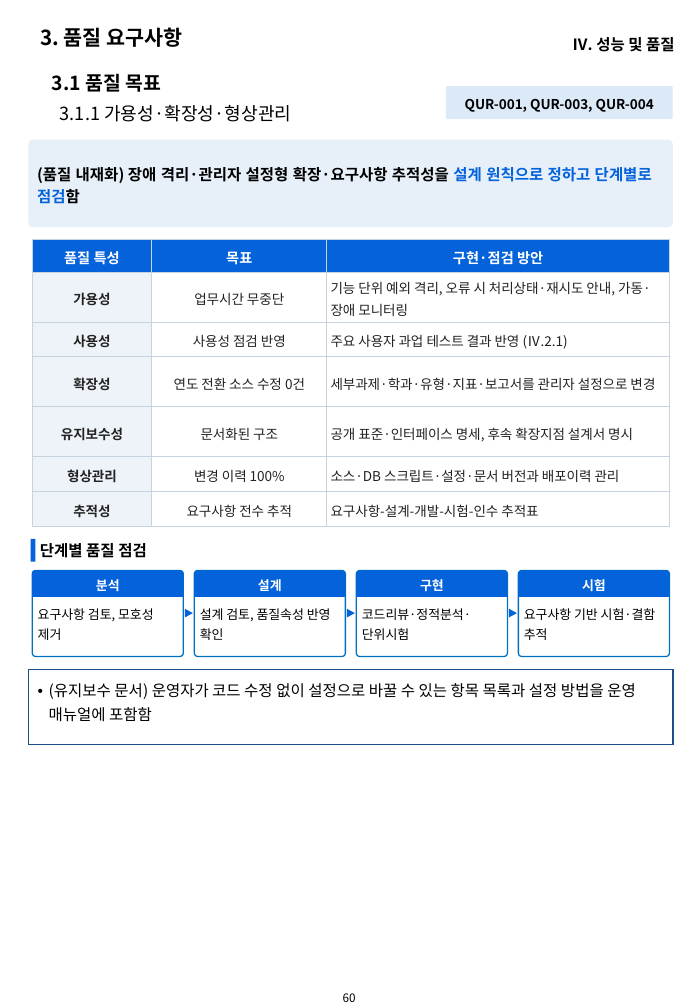
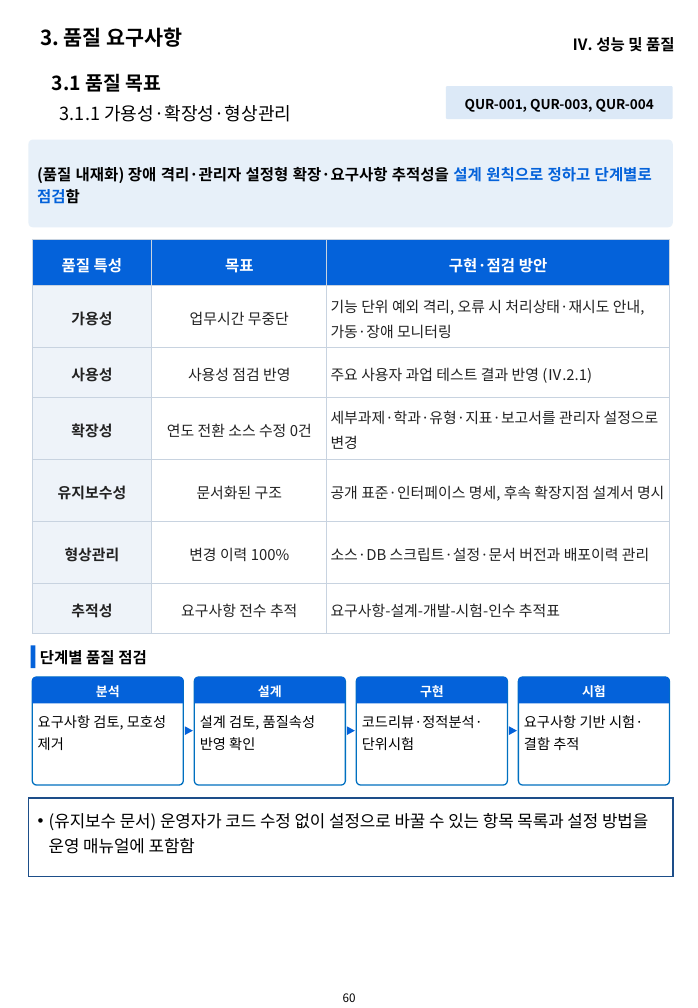
Before and after one commit to hwangsteeve-tech/hbjw, a slide deck: slide 60 of proposals/2026-10_pnu-ai-platform/pnu_proposal.pptx. Drawn at 698x1008 pixels with LibreOffice and Linux fonts; fonts in the diff are those of the drawing; background and template pictures are left out. Boxes give left, top, right and bottom in pixels: in the first picture for what was removed or moved away, otherwise in the second. Text is boxed around its words. In the diff, an @@ line names an element or a change of style, - is before the commit and + after.

```diff
--- a/proposals/2026-10_pnu-ai-platform/pnu_proposal.pptx
+++ b/proposals/2026-10_pnu-ai-platform/pnu_proposal.pptx
@@ table at <box>33,240,669,634</box> @@
@@ size 11 to 12 pt in "품질 특성", "목표", "구현·점검 방안" @@
@@ size 10.5 to 11.5 pt @@
@@ rectangle: place and size @@
-rectangle at <box>31,539,35,561</box>
+rectangle at <box>31,646,35,668</box>
@@ text "단계별 품질 점검": place and size @@
-text "단계별 품질 점검" at <box>40,541,147,561</box>
+text "단계별 품질 점검" at <box>40,647,147,667</box>
@@ rounded rectangle: place and size @@
-rounded rectangle at <box>33,570,183,657</box>
+rounded rectangle at <box>33,678,183,785</box>
@@ rounded rectangle: place and size @@
-rounded rectangle at <box>195,570,345,657</box>
+rounded rectangle at <box>195,678,345,785</box>
@@ rounded rectangle: place and size @@
-rounded rectangle at <box>356,570,507,657</box>
+rounded rectangle at <box>356,678,507,785</box>
@@ 4 round same rects: place and size @@
-4 round same rects at <box>33,570,669,597</box>
+4 round same rects at <box>33,678,669,704</box>
@@ rounded rectangle: place and size @@
-rounded rectangle at <box>518,570,669,657</box>
+rounded rectangle at <box>518,678,669,785</box>
@@ text "요구사항 검토, 모호성 제거": place and size @@
-text "요구사항 검토, 모호성 제거" at <box>38,608,154,640</box>
+text "요구사항 검토, 모호성 제거" at <box>38,715,166,750</box>
@@ text "설계 검토, 품질속성 반영 확인": place and size @@
-text "설계 검토, 품질속성 반영 확인" at <box>200,608,331,640</box>
+text "설계 검토, 품질속성 반영 확인" at <box>200,715,315,750</box>
@@ text "코드리뷰·정적분석·단위시험": place and size @@
-text "코드리뷰·정적분석·단위시험" at <box>362,608,471,640</box>
+text "코드리뷰·정적분석·단위시험" at <box>362,715,483,750</box>
@@ size 10 to 11 pt in 4 elements at <box>38,715,166,750</box>, <box>200,715,315,750</box>, <box>362,715,483,750</box>, <box>524,715,643,750</box> @@
@@ text "요구사항 기반 시험·결함 추적": place and size @@
-text "요구사항 기반 시험·결함 추적" at <box>524,608,656,640</box>
+text "요구사항 기반 시험·결함 추적" at <box>524,715,643,750</box>
@@ 3 triangles: place and size @@
-3 triangles at <box>184,610,517,618</box>
+3 triangles at <box>184,727,517,735</box>
@@ rectangle: place and size @@
-rectangle at <box>29,669,674,745</box>
+rectangle at <box>29,799,674,878</box>
@@ text "(유지보수 문서) 운영자가 코드 수정 ...": place and size @@
-text "(유지보수 문서) 운영자가 코드 수정 ..." at <box>49,683,636,722</box>
+text "(유지보수 문서) 운영자가 코드 수정 ..." at <box>49,813,648,854</box>
@@ text "(유지보수 문서) 운영자가 코드 수정 ..." at <box>49,813,648,854</box>: size 12 to 13 pt @@
```
Also in this commit, not shown: 61 other slides changed, 13 other files.
